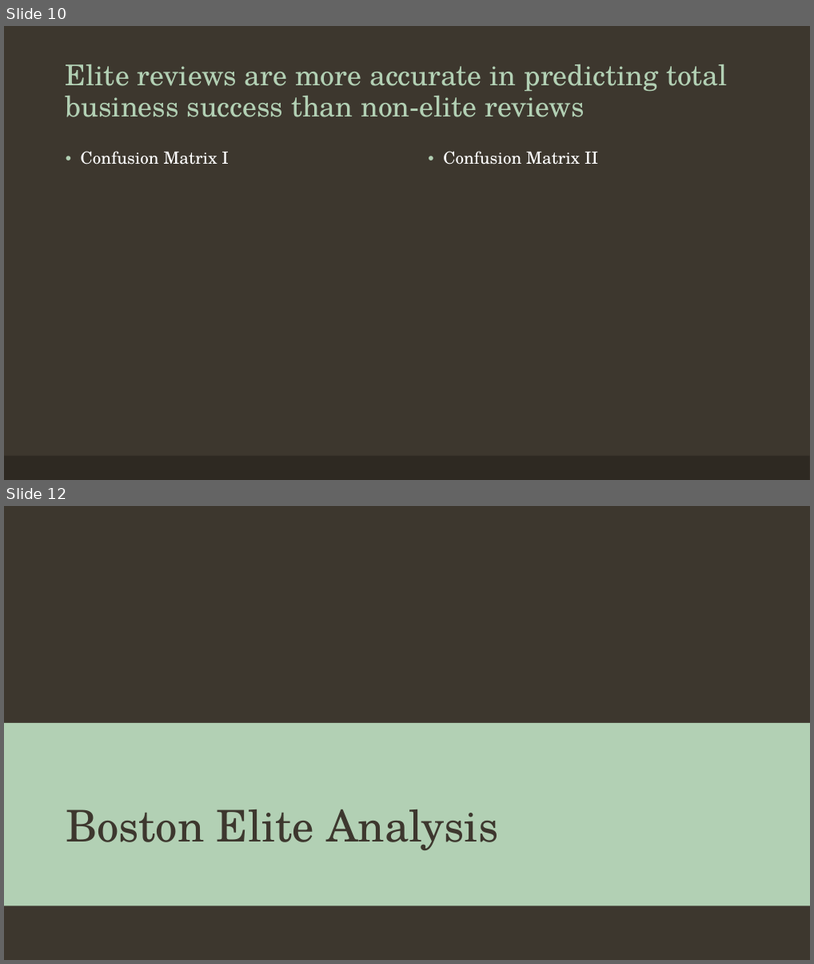
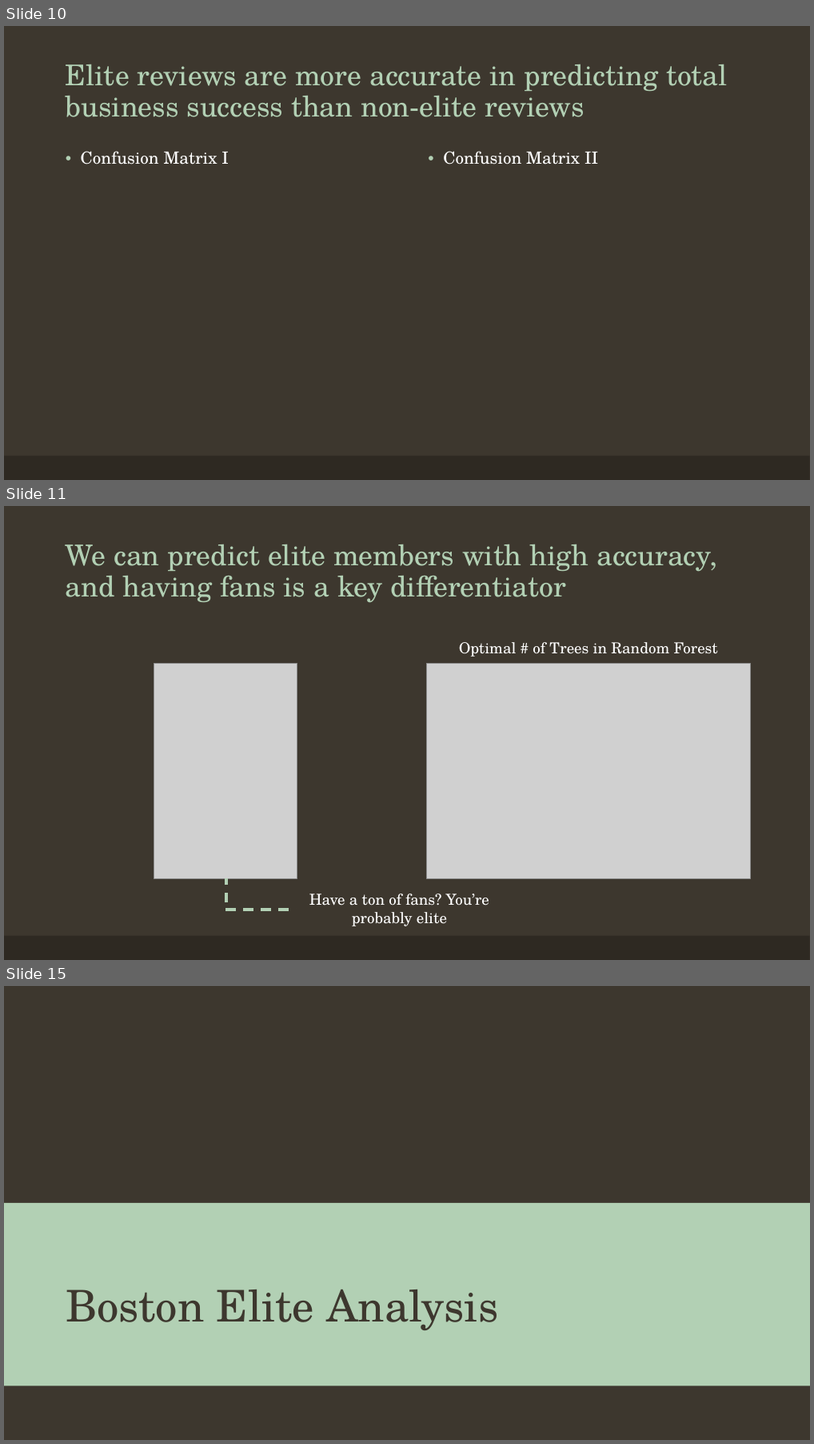
Before and after one commit to melissaaccorso/yelpelite, a slide deck: The Yelp Elite_Presentation.pptx. Shown one above the other, each under a label of ours: slides 10 and 12 before the commit, slides 10, 11 and 15 after it; the slides between them are not shown. The pictures are 814x964 and 814x1444 pixels, drawn with LibreOffice and Linux fonts; fonts in the diff are those of the drawing; grey boxes stand for pictures; background and template pictures are left out. Boxes give left, top, right and bottom in pixels: in the first picture for what was removed or moved away, otherwise in the second. Text is boxed around its words. In the diff, an @@ line names an element or a change of style, - is before the commit and + after.

```diff
--- a/The Yelp Elite_Presentation.pptx
+++ b/The Yelp Elite_Presentation.pptx
@@ slide 11 added at (4, 506, 810, 960), background #3D372E; not listed: 1 template element that a slide beside it also shows @@
@@ title added at (66, 544, 718, 603), 34 pt, text #B2D0B4 @@
+We can predict elite members with high accuracy, and having fans is a key differentiator
@@ text added at (459, 642, 718, 656), 18 pt, text #FFFFFF @@
+Optimal # of Trees in Random Forest
@@ picture added at (154, 664, 298, 879) @@
@@ picture added at (427, 664, 751, 879) @@
@@ line added from (226, 902) to (226, 878), #B2D0B4 3 pt dashed @@
@@ line added from (226, 909) to (314, 909), #B2D0B4 3 pt dashed @@
@@ text added at (310, 893, 490, 926), 18 pt, text #FFFFFF @@
+Have a ton of fans? You’re probably elite
@@ what was slide 12 is now slide 15 @@
```
Also in this commit, not shown: 4 slides changed, 3 other slides added, 1 slide removed, 26 other files.
